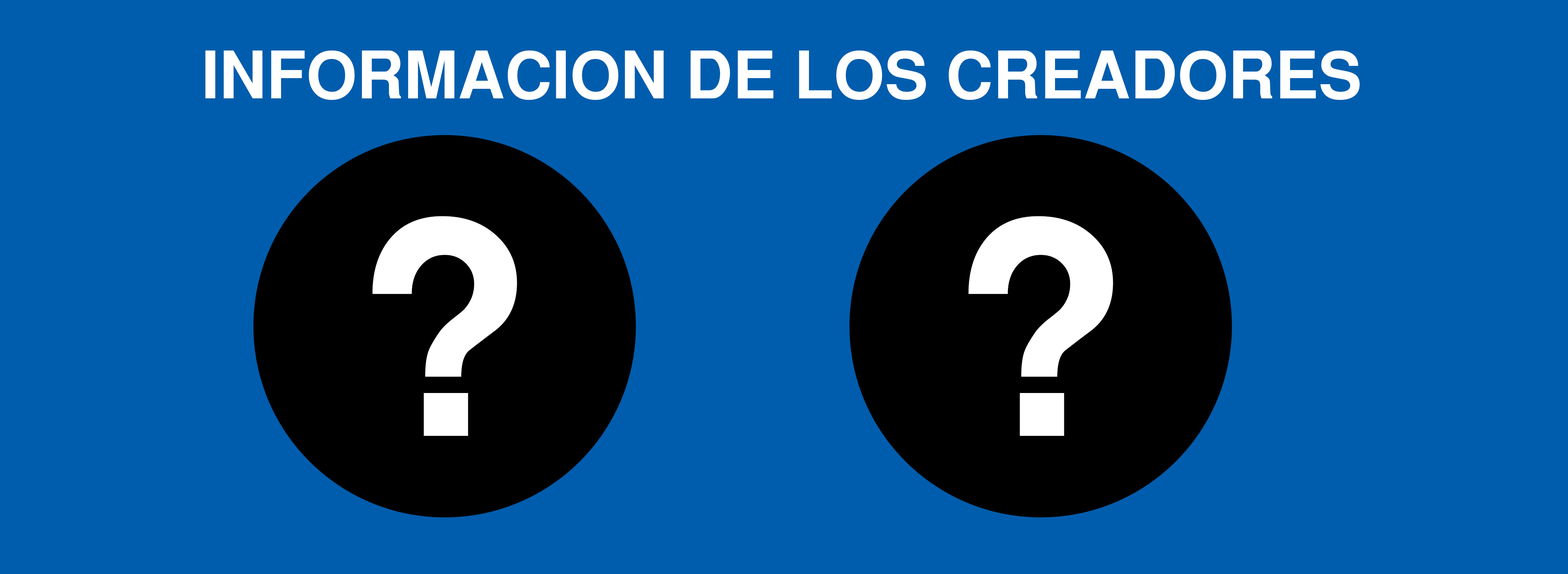
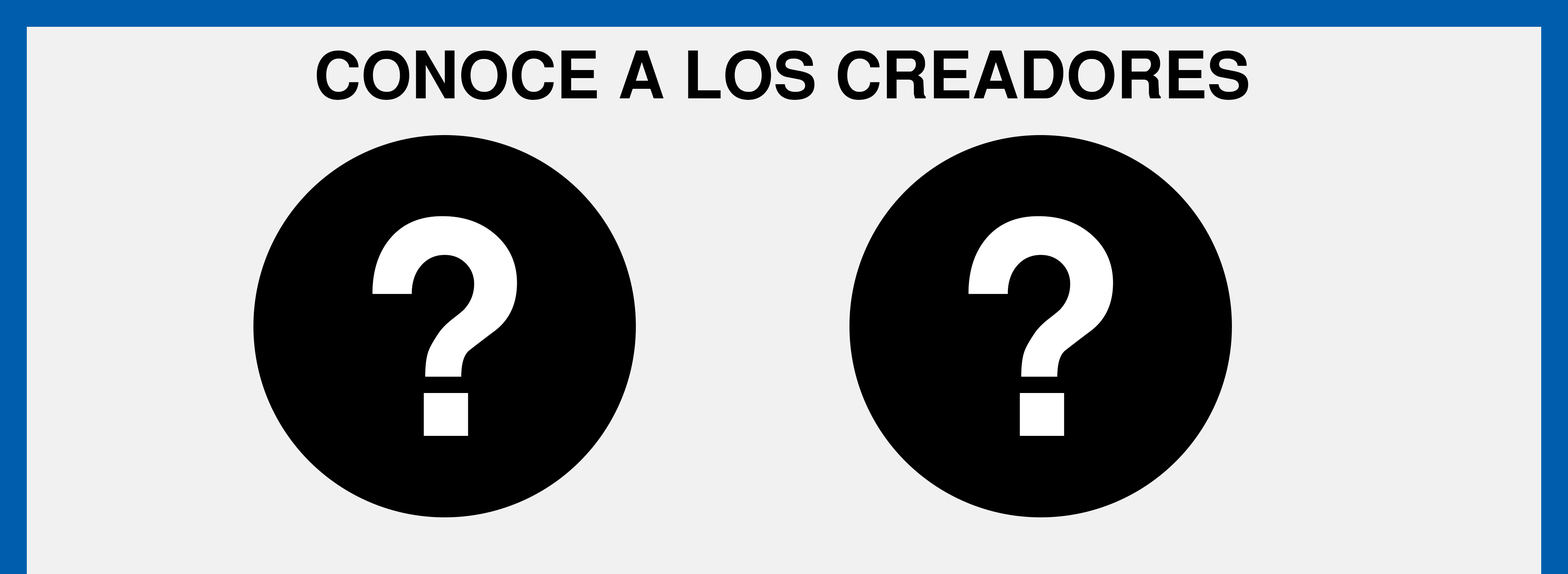
Layer changes from the first 1568px x 574px image to the second:
renamed "INFORMACION DE LOS CREADORES" to "CONOCE A LOS CREADORES", painted on it over [205, 50, 1360, 100]
added layer "Rectángulo 2" above "Rectángulo 1" over [26, 26, 1542, 574]
